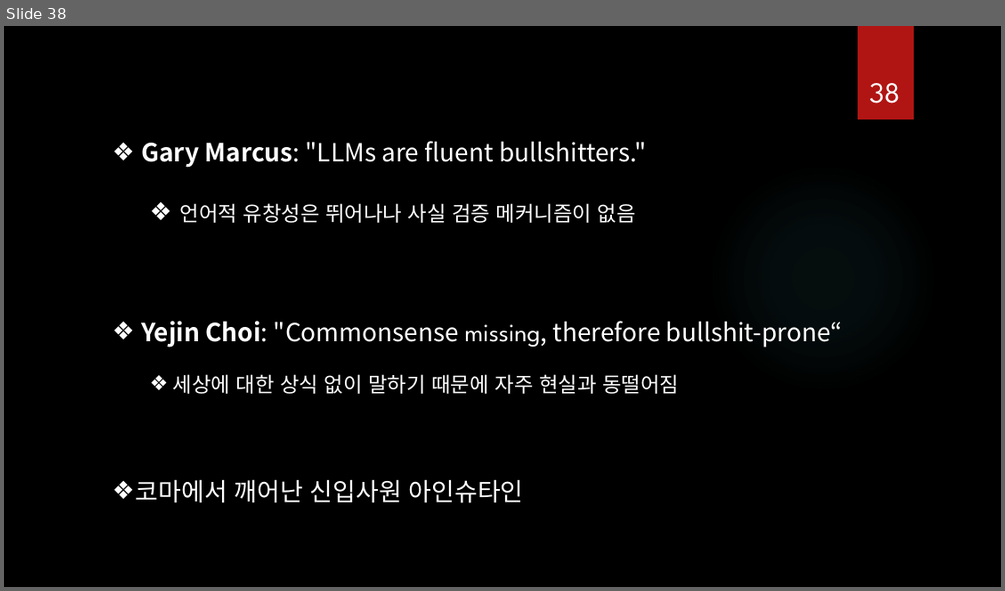
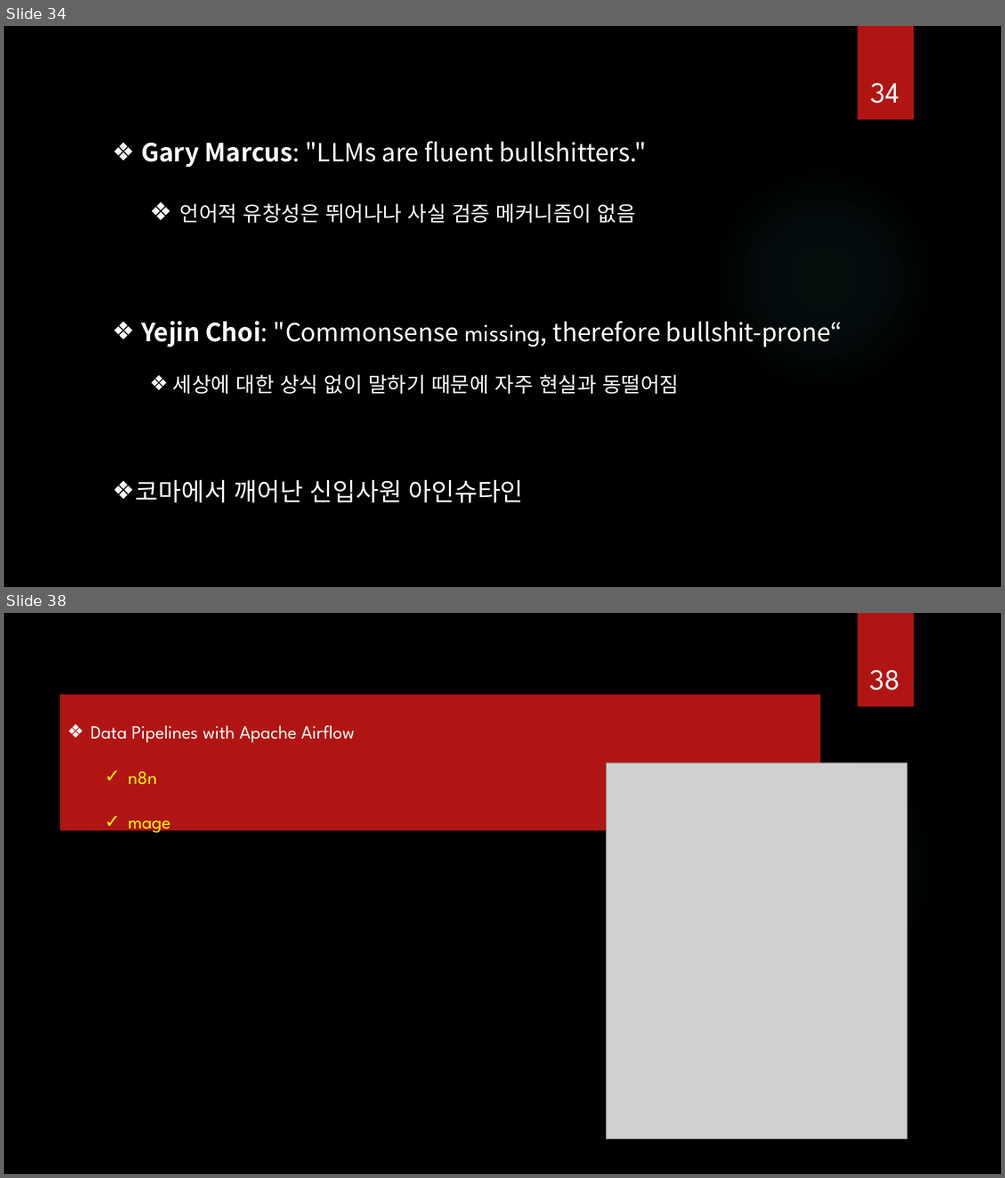
Before and after one commit to ancestor9/2026_Fall_AI-Literacy, a slide deck: AI Literacy.pptx. Shown one above the other, each under a label of ours: slide 38 before the commit, slides 34 and 38 after it; the slides between them are not shown. The pictures are 1005x591 and 1005x1178 pixels, drawn with LibreOffice and Linux fonts; fonts in the diff are those of the drawing; grey boxes stand for pictures; background and template pictures are left out. Boxes give left, top, right and bottom in pixels: in the first picture for what was removed or moved away, otherwise in the second. Text is boxed around its words. In the diff, an @@ line names an element or a change of style, - is before the commit and + after.

```diff
--- a/AI Literacy.pptx
+++ b/AI Literacy.pptx
@@ slide 38 added at [4,613,1001,1174], background picture (left out); not listed: 2 template elements that a slide beside it also shows @@
@@ page number added at [869,670,900,690], 28 pt, text #FFFFFF @@
+38
@@ rectangle added at [60,695,821,831], fill #B01513, 18 pt, text #FFFFFF @@
+❖ Data Pipelines with Apache Airflow
+  ✓ n8n
+  ✓ mage
@@ picture added at [607,763,907,1139] @@
@@ what was slide 38 is now slide 34 @@
@@ page number at [870,83,899,103]: text changed @@
-38
+34
```
Also in this commit, not shown: 4 slides changed, 4 other slides added.
